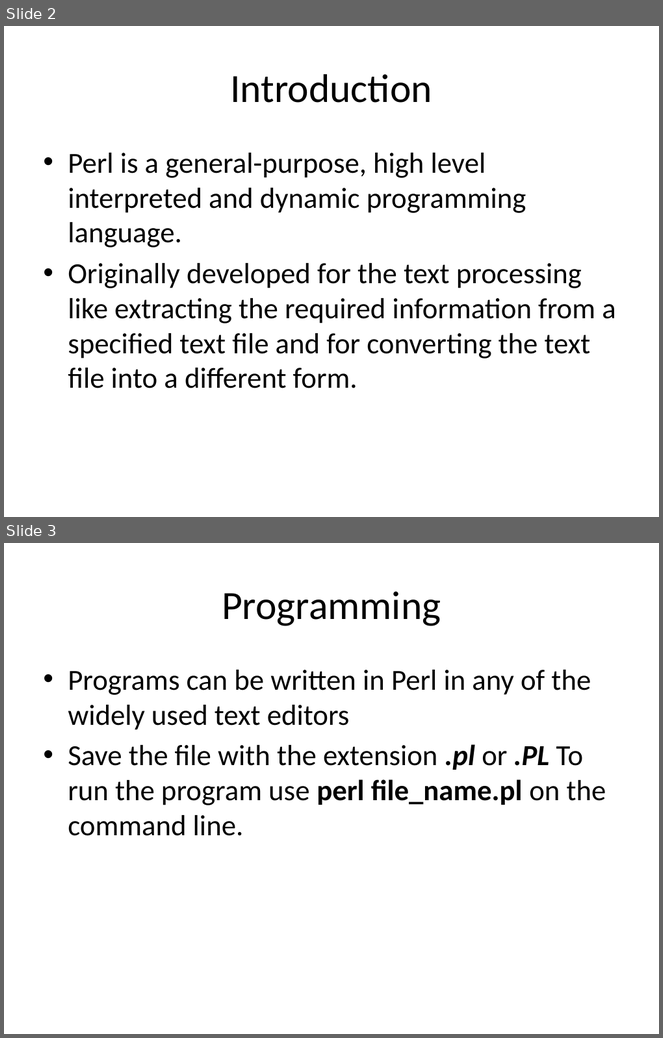
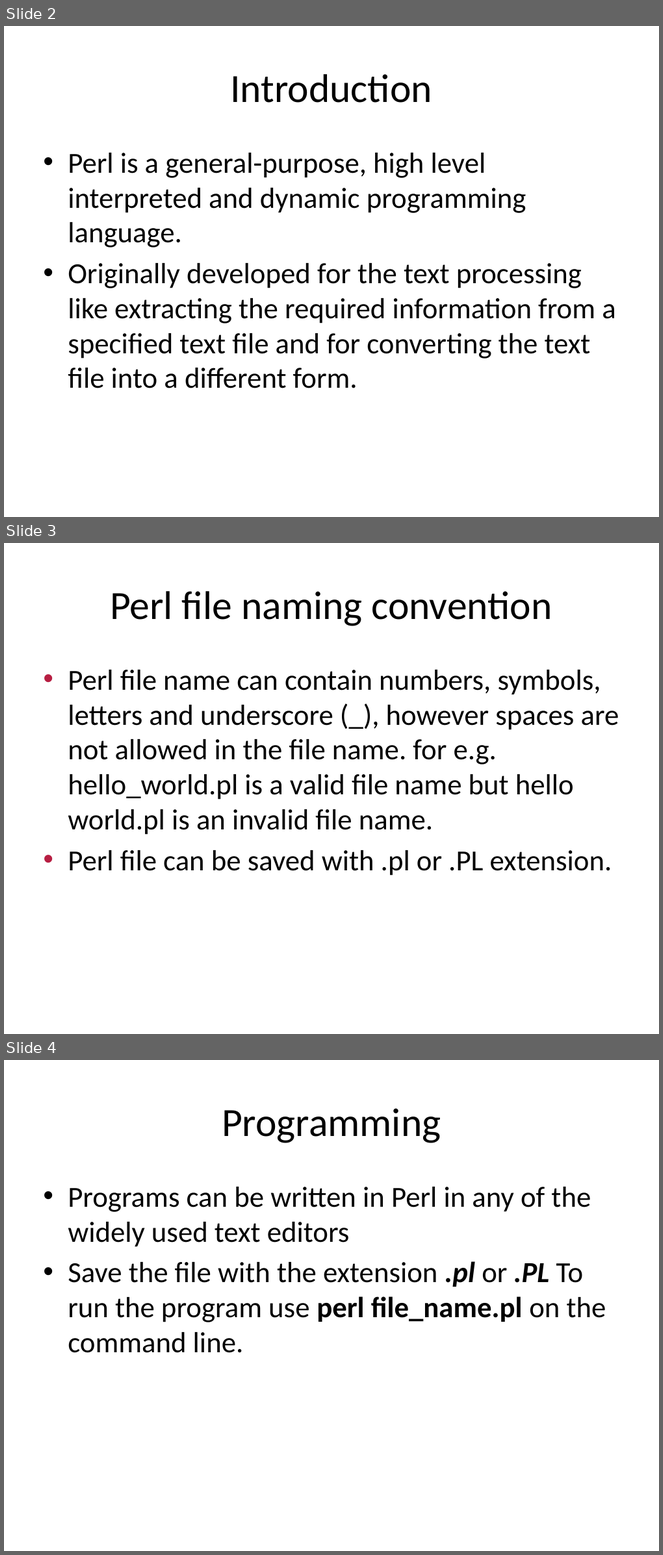
Before and after one commit to srivalli-project/BI_Team_Status, a slide deck: Santhoshi/PerlBasics.pptx. Shown one above the other, each under a label of ours: slides 2 and 3 before the commit, slides 2, 3 and 4 after it. The pictures are 663x1038 and 663x1555 pixels, drawn with LibreOffice and Linux fonts; fonts in the diff are those of the drawing. Boxes give left, top, right and bottom in pixels: in the first picture for what was removed or moved away, otherwise in the second. Text is boxed around its words. In the diff, an @@ line names an element or a change of style, - is before the commit and + after.

```diff
--- a/Santhoshi/PerlBasics.pptx
+++ b/Santhoshi/PerlBasics.pptx
@@ slide 3 added at (x1=4, y1=543, x2=659, y2=1034), background #FFFFFF @@
@@ title added at (x1=110, y1=591, x2=552, y2=626), 44 pt, text #000000 @@
+Perl file naming convention
@@ text added at (x1=68, y1=670, x2=620, y2=876), 32 pt, text #000000 @@
+• Perl file name can contain numbers, symbols, letters and underscore (_), however spaces are not allowed in the file name. for e.g. hello_world.pl is a valid file name but hello world.pl is an invalid file name.
+• Perl file can be saved with .pl or .PL extension.
@@ what was slide 3 is now slide 4 @@
```
Also in this commit, not shown: 25 other slides added, 7 other files.
